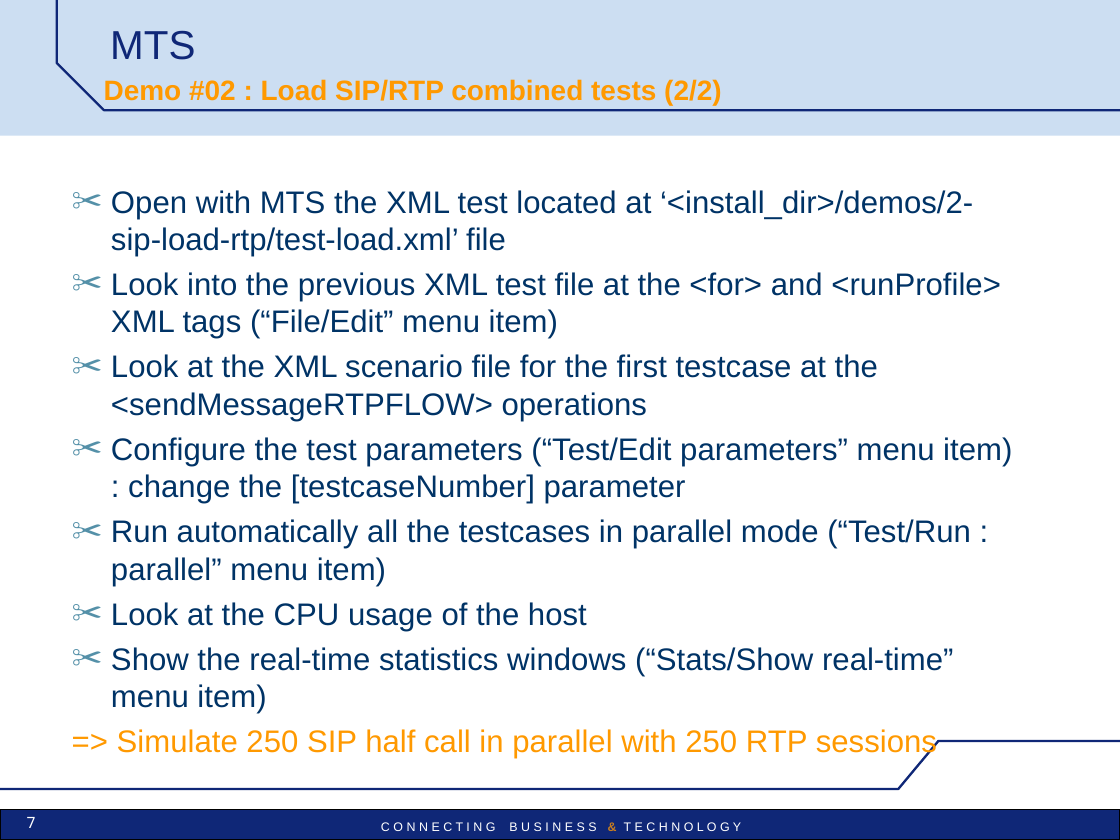
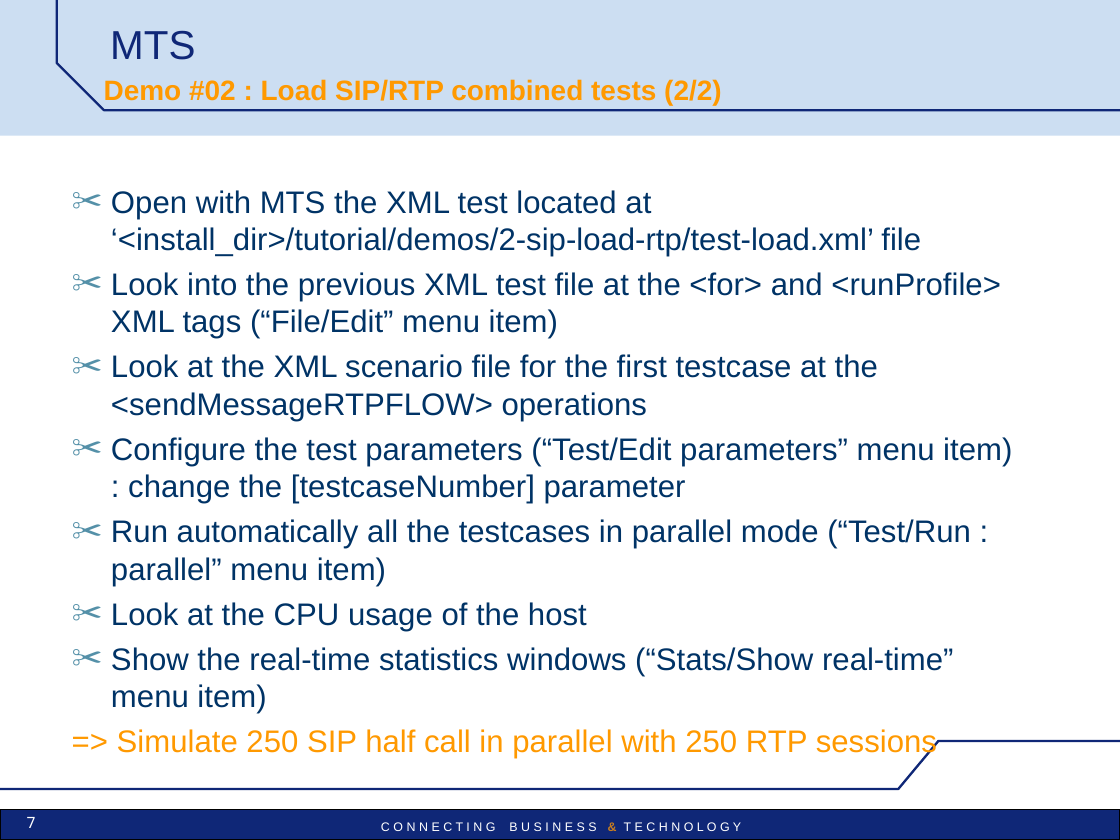
Before and after one commit to vu3mmg/mts-project, a slide deck: slide 7 of trunk/mts/src/main/doc/MTS_pres_demos.ppt. Drawn at 1120x840 pixels with LibreOffice and Linux fonts; fonts in the diff are those of the drawing; background and template pictures are left out. Boxes give left, top, right and bottom in pixels: in the first picture for what was removed or moved away, otherwise in the second. Text is boxed around its words. In the diff, an @@ line names an element or a change of style, - is before the commit and + after.

```diff
--- a/trunk/mts/src/main/doc/MTS_pres_demos.ppt
+++ b/trunk/mts/src/main/doc/MTS_pres_demos.ppt
@@ text at (111, 190, 921, 256): text changed @@
-✂ Open with MTS the XML test located at ‘<install_dir>/demos/2-sip-load-rtp/test-load.xml’ file
+✂ Open with MTS the XML test located at ‘<install_dir>/tutorial/demos/2-sip-load-rtp/test-load.xml’ file
```
Also in this commit, not shown: 14 other slides changed, 2 slides added.
